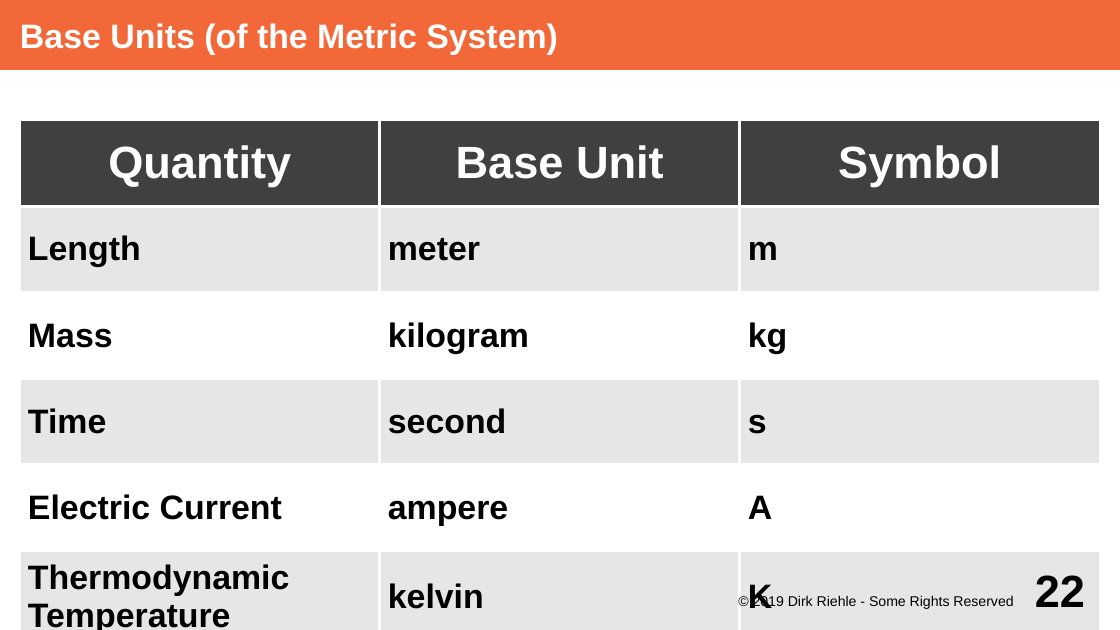
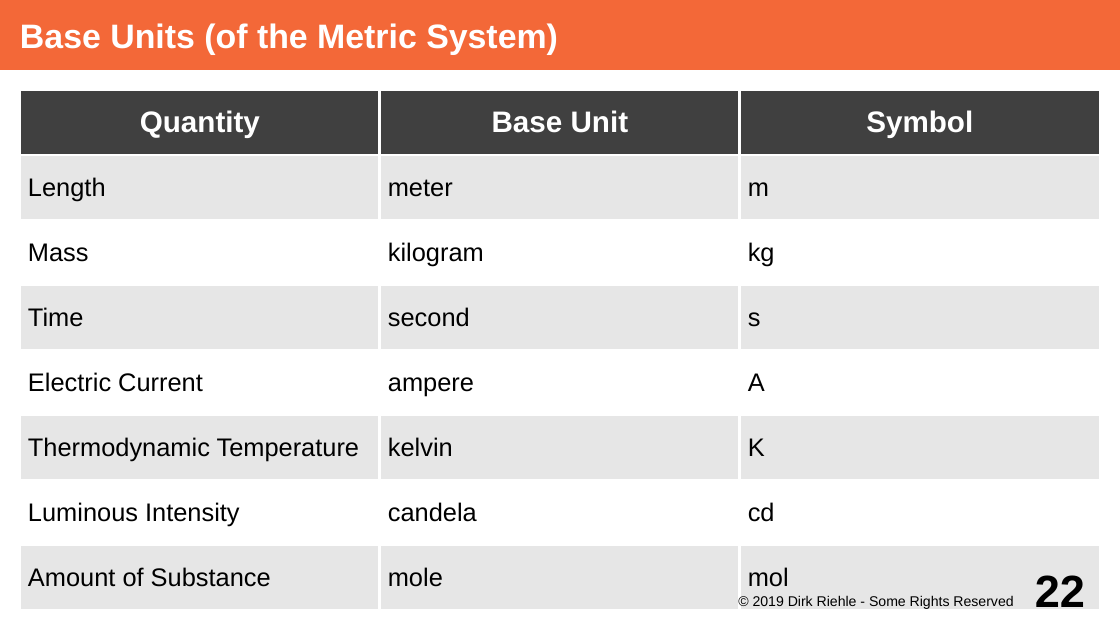
Before and after one commit to dirkriehle/adap-course, a slide deck: slide 22 of Lecture Slides/ADAP C07 - Value Objects.odp. Drawn at 1120x630 pixels with LibreOffice and Linux fonts; fonts in the diff are those of the drawing. Boxes give left, top, right and bottom in pixels: in the first picture for what was removed or moved away, otherwise in the second. Text is boxed around its words. In the diff, an @@ line names an element or a change of style, - is before the commit and + after.

```diff
--- a/Lecture Slides/ADAP C07 - Value Objects.odp
+++ b/Lecture Slides/ADAP C07 - Value Objects.odp
@@ table at (20, 90, 1101, 611) @@
@@ size 32 to 21 pt in "Quantity", "Base Unit", "Symbol" @@
@@ size 24 to 18 pt, bold off in "Length", "meter", "m", "Mass" and 17 more places @@
@@ table: place and size @@
-table at (20, 120, 1100, 630)
+table at (20, 90, 1101, 611)
```
Also in this commit, not shown: 18 other slides changed, 38 other files.
